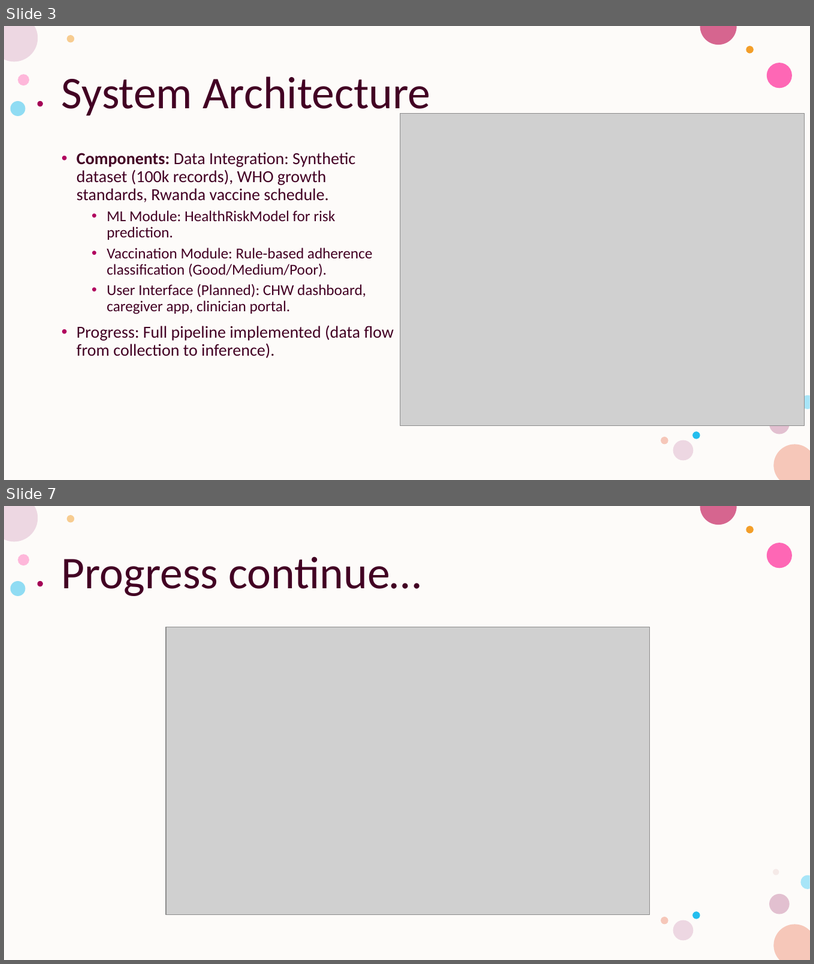
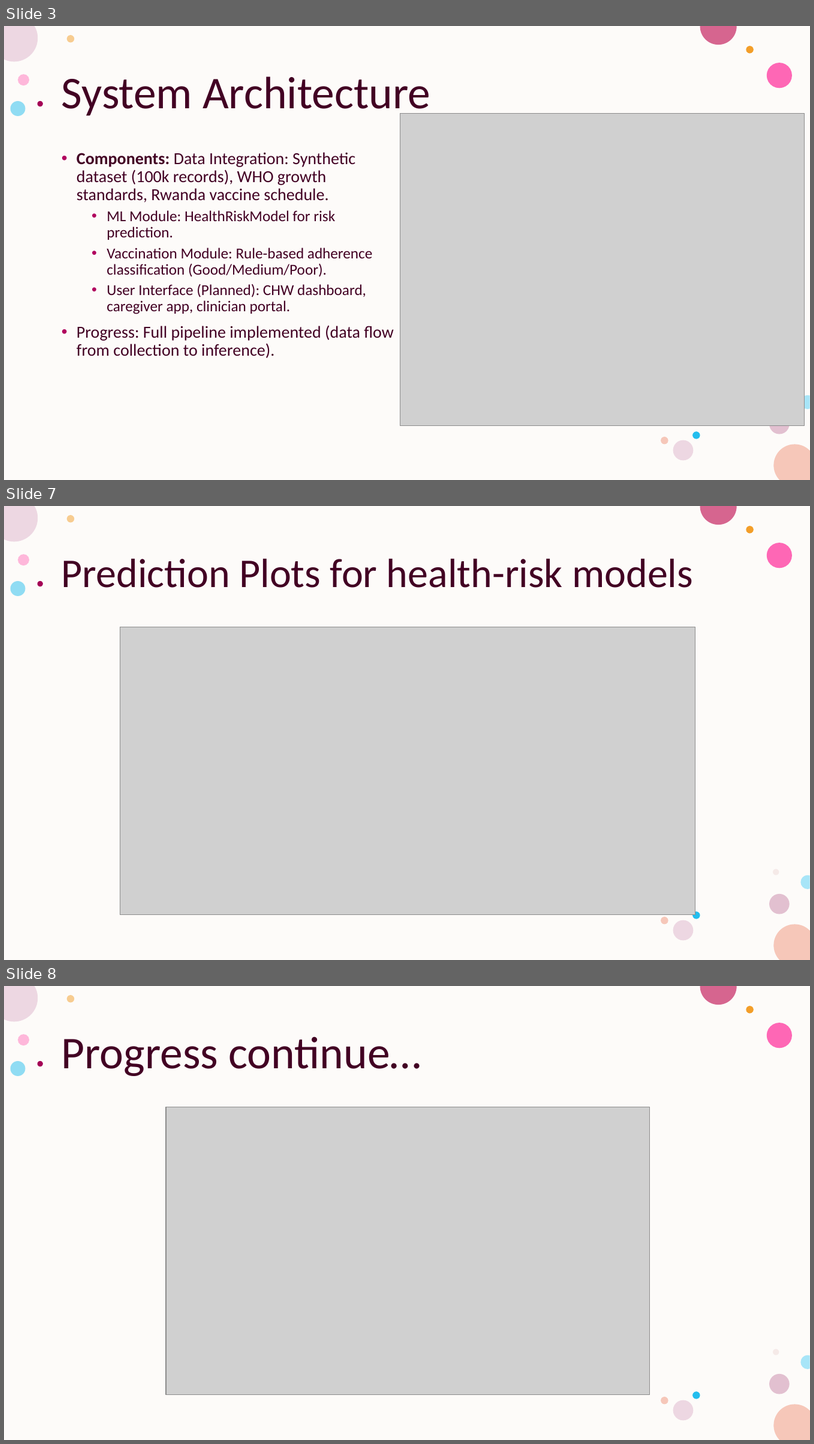
Before and after one commit to irumvag/HealthRiskModel, a slide deck: docs/IKIBONDO.pptx. Shown one above the other, each under a label of ours: slides 3 and 7 before the commit, slides 3, 7 and 8 after it; the slides between them are not shown. The pictures are 814x964 and 814x1444 pixels, drawn with LibreOffice and Linux fonts; fonts in the diff are those of the drawing; grey boxes stand for pictures. Boxes give left, top, right and bottom in pixels: in the first picture for what was removed or moved away, otherwise in the second. Text is boxed around its words. In the diff, an @@ line names an element or a change of style, - is before the commit and + after.

```diff
--- a/docs/IKIBONDO.pptx
+++ b/docs/IKIBONDO.pptx
@@ slide 7 added at [4, 506, 810, 960], background #FFFFFF; not listed: 16 template elements that a slide beside it also shows @@
@@ title added at [62, 558, 693, 588], 48.6 pt, text #420023 @@
+Prediction Plots for health-risk models
@@ picture added at [120, 627, 696, 915] @@
@@ what was slide 7 is now slide 8 @@
```
Also in this commit, not shown: 9 slides changed, 1 other slide added, 19 other files.
